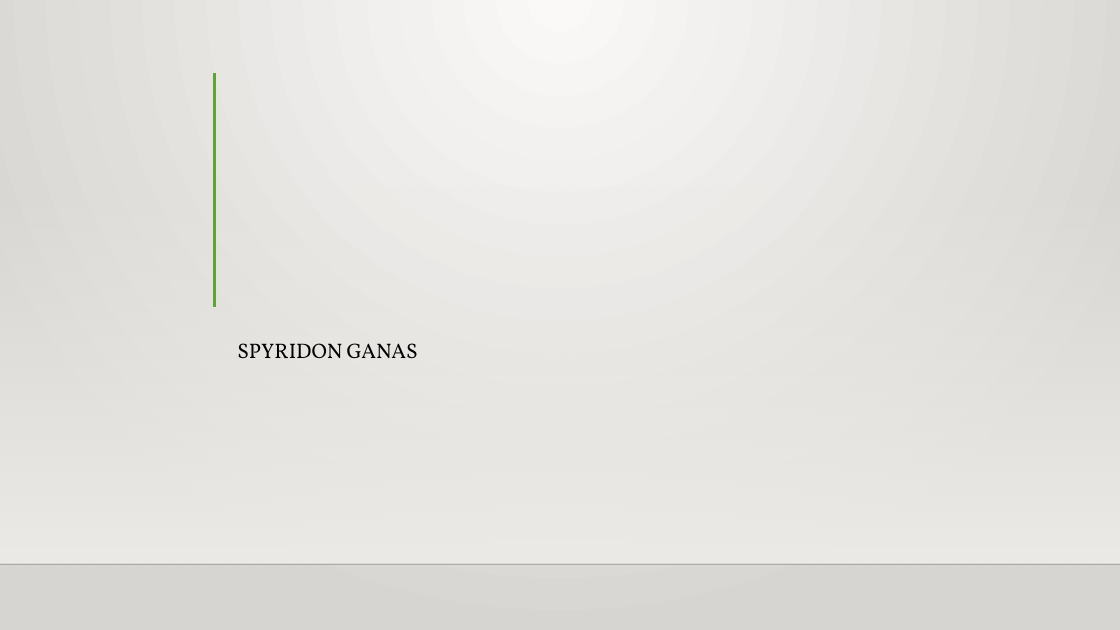
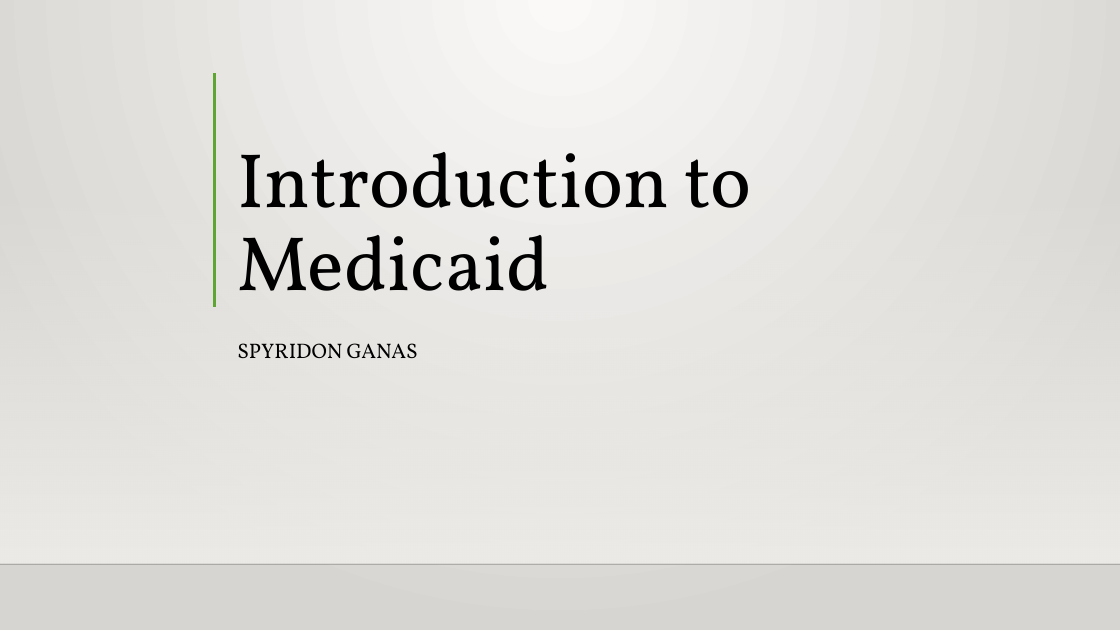
Before and after one commit to Intro-to-APCD/Intro-to-APCD.github.io, a slide deck: slide 1 of PowerPoints/Phase 4 - Insurance Terminology/022 Introduction to Medicaid.pptx. Drawn at 1120x630 pixels with LibreOffice and Linux fonts; fonts in the diff are those of the drawing; background and template pictures are left out. Boxes give left, top, right and bottom in pixels: in the first picture for what was removed or moved away, otherwise in the second. Text is boxed around its words. In the diff, an @@ line names an element or a change of style, - is before the commit and + after.

```diff
--- a/PowerPoints/Phase 4 - Insurance Terminology/022 Introduction to Medicaid.pptx
+++ b/PowerPoints/Phase 4 - Insurance Terminology/022 Introduction to Medicaid.pptx
@@ title added at <box>237,152,752,291</box>, 66 pt, text #000000 @@
+Introduction to Medicaid
```
Also in this commit, not shown: 4 slides added, 5 other files.
